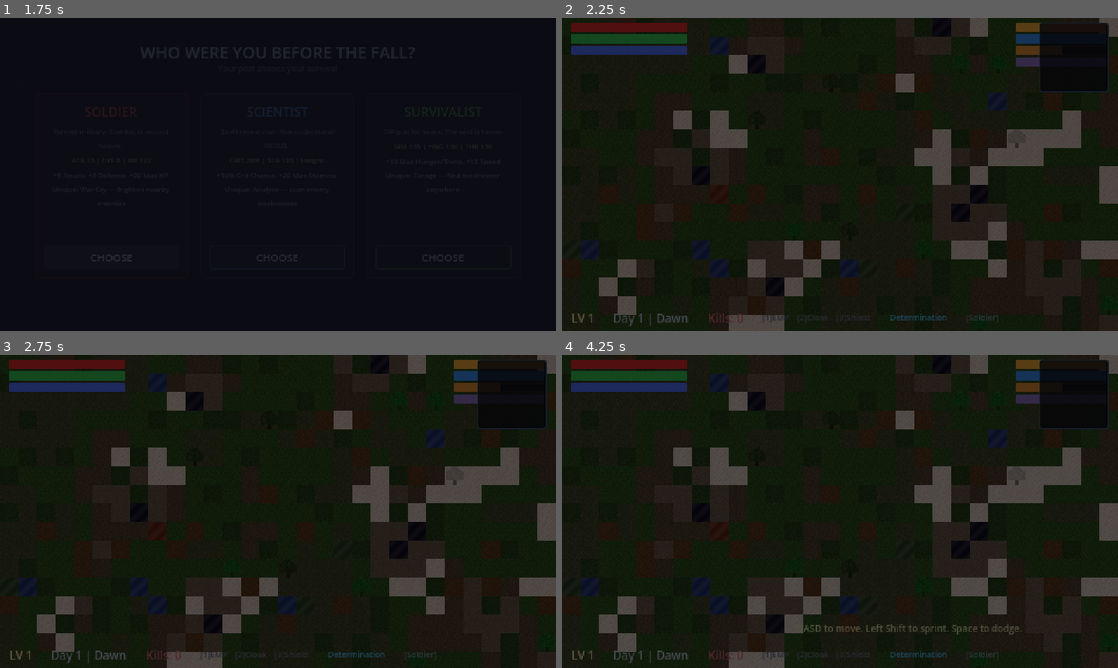
Above: before the commit, frames 1-4 (two rows, left to right).
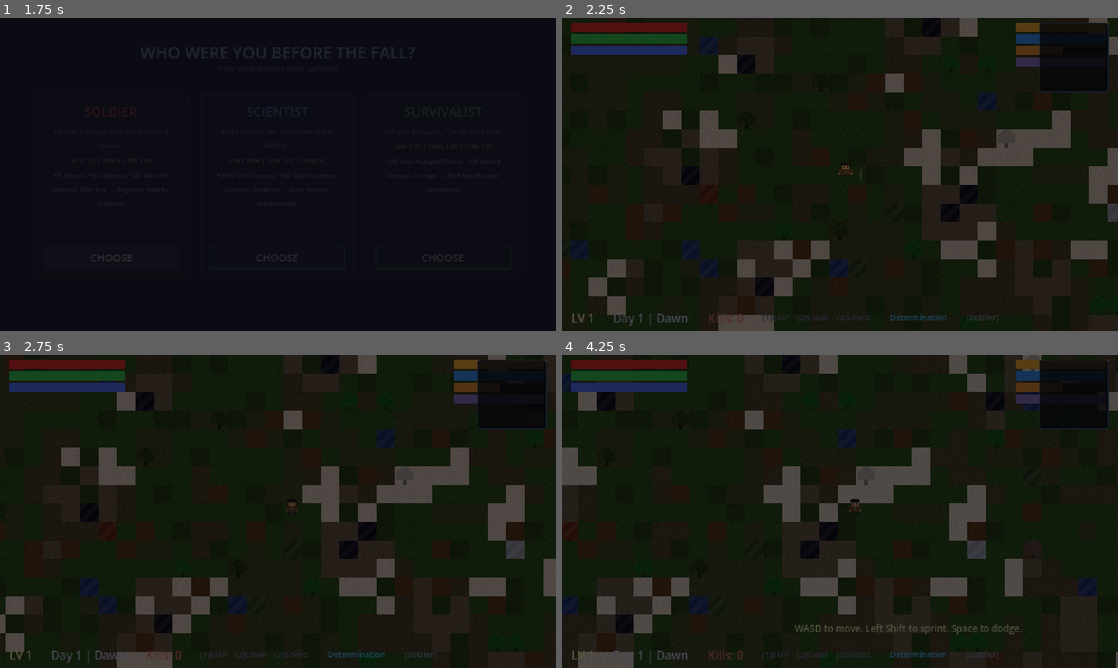
Above: after the commit, the same moments.

Repository: edonD/singularity-godot
Game: Godot game, scene res://scenes/ui/TitleScreen.tscn
The game is run twice, just before and just after one commit, with the same random seed, the same clock (stepped at 60 frames per second) and the same inputs.
Inputs (mouse positions are in pixels of both pictures, inside the frame that each line leads up to):
- Up to frame 1 (1.75 s): click "NEW GAME" at 0.5 s; click "CHOOSE" at 1.25 s
- Up to frame 2 (2.25 s): tap Enter at 2 s; move the mouse to (962, 158) at 2.02 s; hold D (move_right) from 2.03 s (still down); tap 1 (ability_1) at 2.1 s; click (962, 158) at 2.17 s
- Up to frame 3 (2.75 s): keep holding D (move_right)
- Up to frame 4 (4.25 s): release D (move_right) at 2.75 s; drag from (728, 527) to (840, 511) at 2.77 s; move the mouse to (895, 442) at 3.52 s; hold D (move_right) from 3.53 s (still down); tap 3 (ability_3) at 3.6 s

Frame 1 is identical in both runs. In frame 2, 8.8% of the frame differs, in the area x 1-100%, y 0-100%; in frame 3, 17%; in frame 4, 19%, in the area x 0-100%, y 0-100%.
Error before the commit: Parse Error: Identifier "crit_bonus" not declared in the current scope. (res://scripts/player/player.gd:201)

Commit message:
V2 Final: README update (70+ features, 66 files, 10500 LOC), clean HTML5 export, fix crit_bonus reference, shelter building + dynamic events + medicine documented

Diff:
--- a/scripts/player/player.gd
+++ b/scripts/player/player.gd
@@ -198,7 +198,7 @@
 	if surv and surv.has_method("get_attack_modifier"):
 		melee_mult *= surv.get_attack_modifier()
 
-	var is_crit: bool = randf() < (s.crit_chance + crit_bonus)
+	var is_crit: bool = randf() < s.crit_chance
 
 	for body in bodies:
 		if body.is_in_group("enemies") and body.has_method("take_damage"):
Not shown, added: scripts/systems/shelter.gd.uid
Not shown, changed: README.md
Not shown, changed: build/index.html
Not shown, changed: build/index.pck
